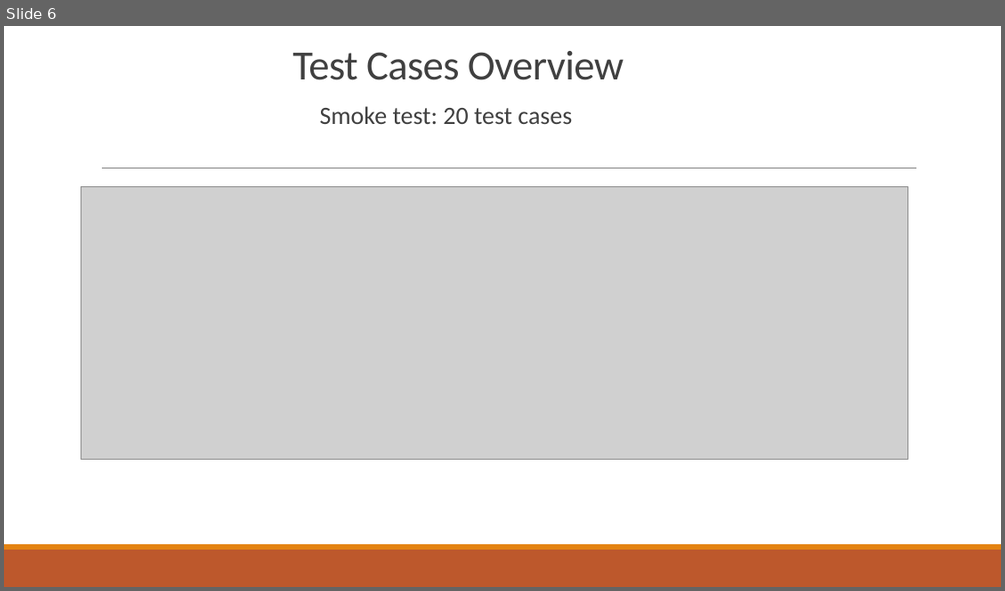
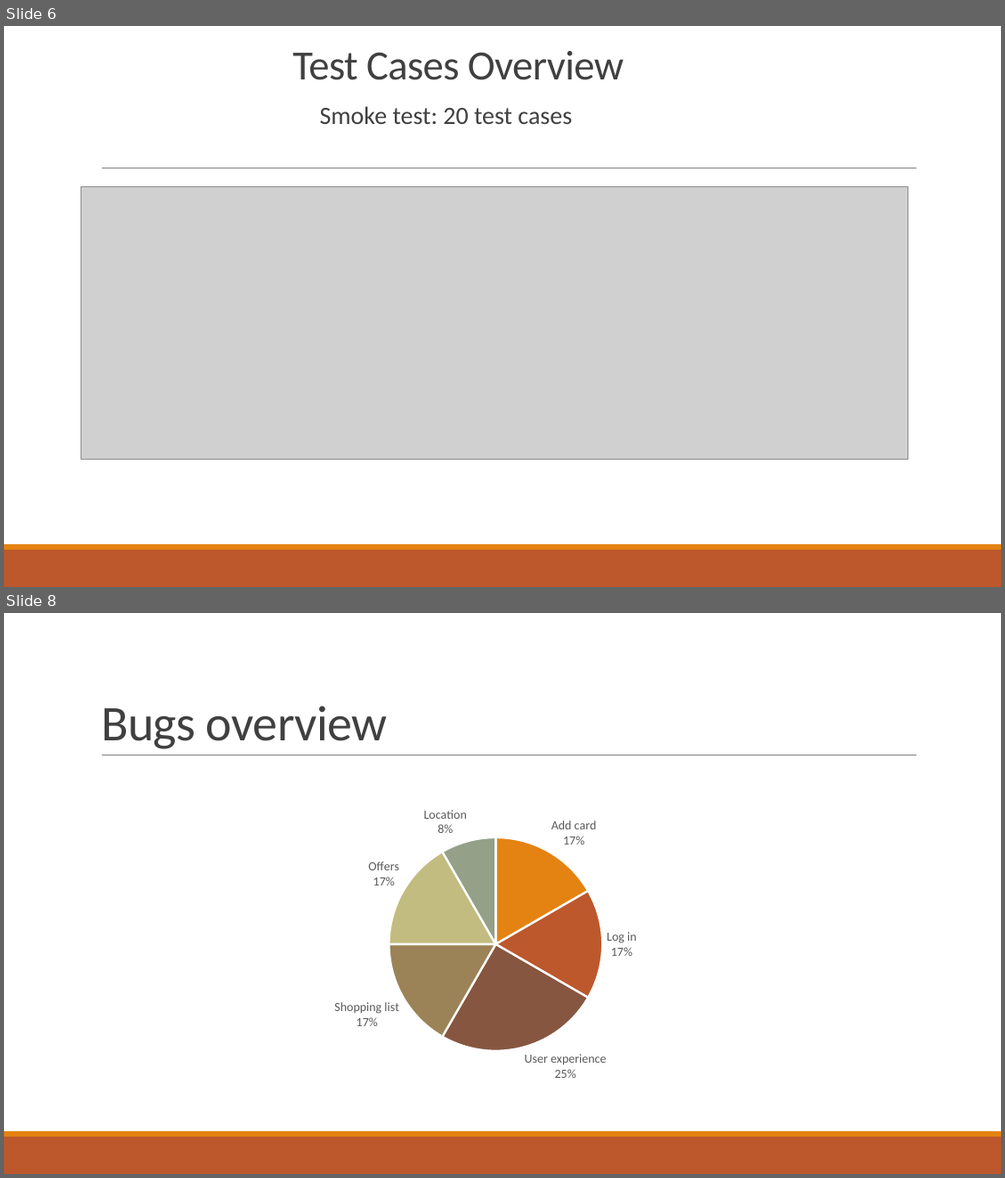
Before and after one commit to corinaradu/siit-testing, a slide deck: final-project/virtual-cards.pptx. Shown one above the other, each under a label of ours: slide 6 before the commit, slides 6 and 8 after it; the slides between them are not shown. The pictures are 1005x591 and 1005x1178 pixels, drawn with LibreOffice and Linux fonts; fonts in the diff are those of the drawing; grey boxes stand for pictures. Boxes give left, top, right and bottom in pixels: in the first picture for what was removed or moved away, otherwise in the second. Text is boxed around its words. In the diff, an @@ line names an element or a change of style, - is before the commit and + after.

```diff
--- a/final-project/virtual-cards.pptx
+++ b/final-project/virtual-cards.pptx
@@ slide 8 added at (x1=4, y1=613, x2=1001, y2=1174), background #FFFFFF; not listed: 3 template elements that a slide beside it also shows @@
@@ title added at (x1=101, y1=706, x2=387, y2=749), 48 pt, text #404040 @@
+Bugs overview
@@ pie chart added at (x1=94, y1=795, x2=874, y2=1093) @@
+categories: Add card, Log in, User experience, Shopping list, Offers, Location
+Series 1: 17, 17, 25, 17, 17, 8
```
Also in this commit, not shown: 2 slides changed, 2 other slides added, 55 other files.
